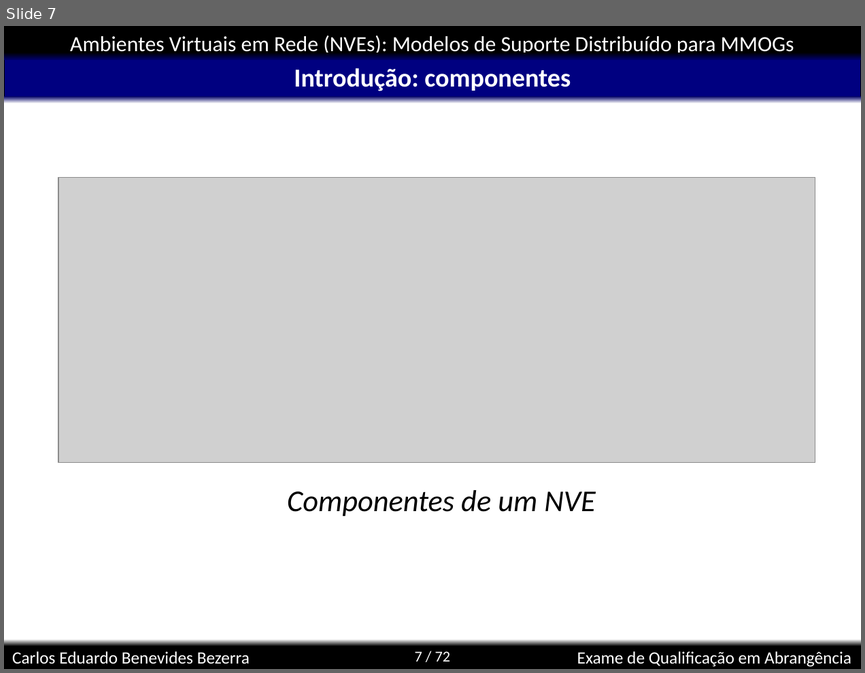
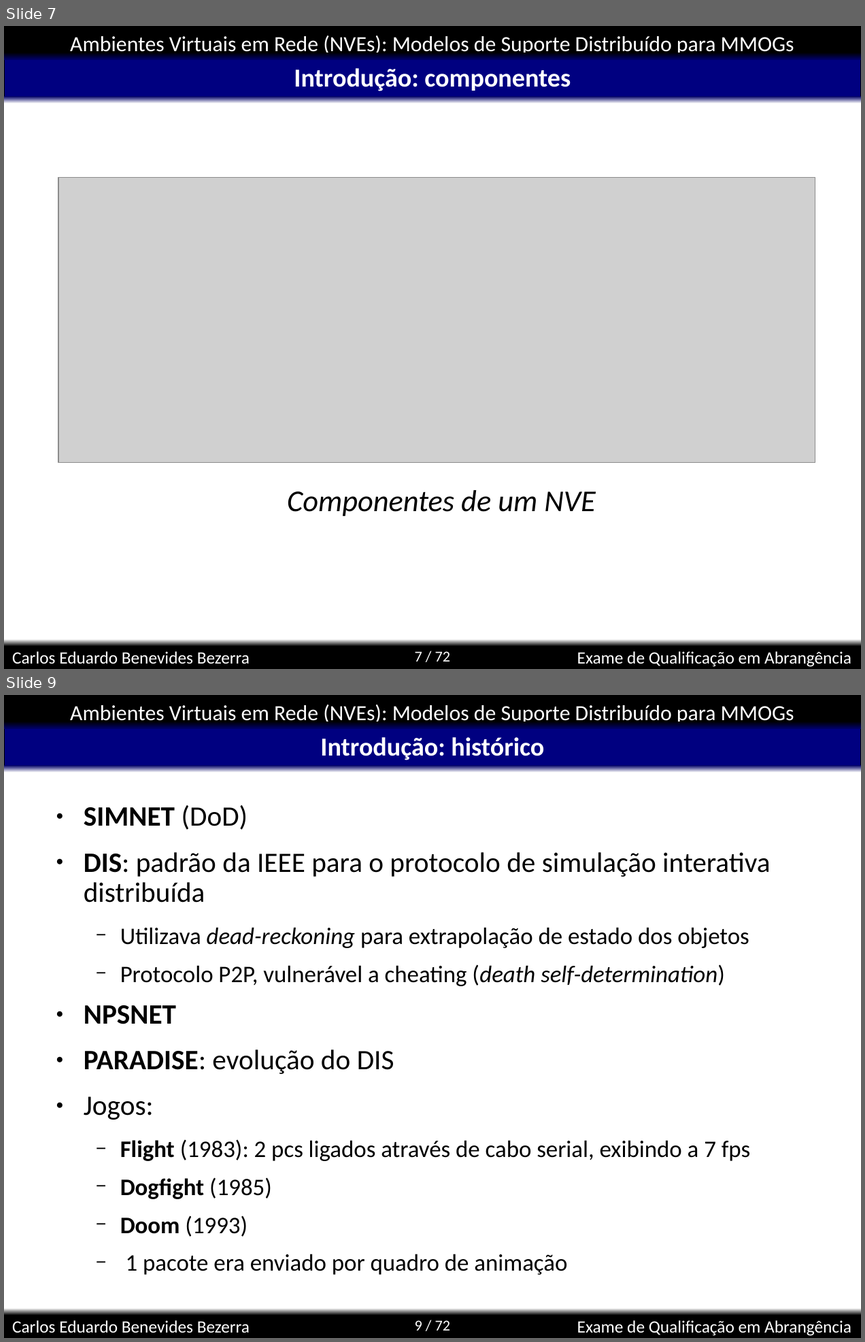
Before and after one commit to kdubezerra/kdubezerra, a slide deck: disciplinas/cmp600/app.ppt. Shown one above the other, each under a label of ours: slide 7 before the commit, slides 7 and 9 after it; the slides between them are not shown. The pictures are 865x673 and 865x1342 pixels, drawn with LibreOffice and Linux fonts; fonts in the diff are those of the drawing; grey boxes stand for pictures; background and template pictures are left out. Boxes give left, top, right and bottom in pixels: in the first picture for what was removed or moved away, otherwise in the second. Text is boxed around its words. In the diff, an @@ line names an element or a change of style, - is before the commit and + after.

```diff
--- a/disciplinas/cmp600/app.ppt
+++ b/disciplinas/cmp600/app.ppt
@@ slide 9 added at <box>4,695,861,1338</box>, background #FFFFFF; not listed: 8 template elements that a slide beside it also shows @@
@@ title added at <box>320,737,544,760</box>, 24 pt, text #FFFFFF, bold @@
+Introdução: histórico
@@ text added at <box>84,805,770,1274</box>, 22 pt, text #000000 @@
+● SIMNET (DoD)
+● DIS: padrão da IEEE para o protocolo de simulação interativa distribuída
+  − Utilizava dead-reckoning para extrapolação de estado dos objetos
+  − Protocolo P2P, vulnerável a cheating (death self-determination)
+● NPSNET
+● PARADISE: evolução do DIS
+● Jogos:
+  − Flight (1983): 2 pcs ligados através de cabo serial, exibindo a 7 fps
+  − Dogfight (1985)
+  − Doom (1993)
+  − 1 pacote era enviado por quadro de animação
```
Also in this commit, not shown: 1 slide changed, 8 other slides added, 1 slide removed, 3 other files.
